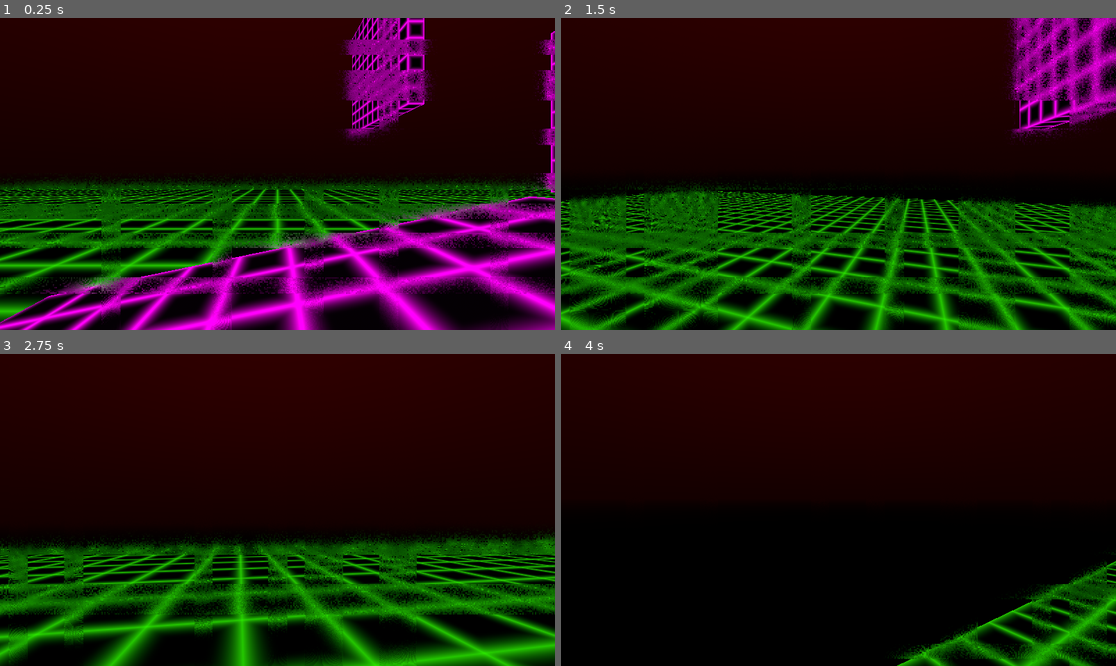
Above: before the commit, frames 1-4 (two rows, left to right).
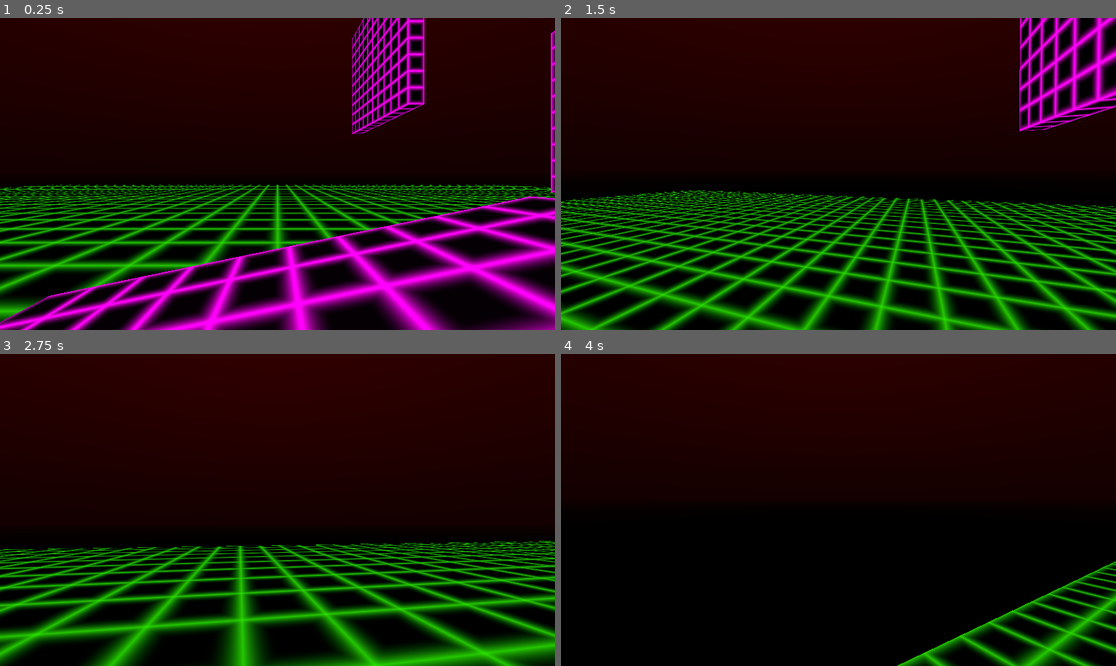
Above: after the commit, the same moments.

Repository: Skunkynator/NeonTop
Game: Godot game, scene res://gameplay/test.tscn
The game is run twice, just before and just after one commit, with the same random seed, the same clock (stepped at 60 frames per second) and the same inputs.
Inputs (mouse positions are in pixels of both pictures, inside the frame that each line leads up to):
- Up to frame 1 (0.25 s): no input
- Up to frame 2 (1.5 s): move the mouse to (866, 174) at 0.52 s; hold W (gp_forward) from 0.53 s (still down); tap Space (gp_jump) at 0.77 s; move the mouse to (810, 174) at 1.27 s
- Up to frame 3 (2.75 s): keep holding W (gp_forward); tap Space (gp_jump) at 1.52 s; move the mouse to (288, 503) at 2.02 s
- Up to frame 4 (4 s): keep holding W (gp_forward); move the mouse to (832, 516) at 2.77 s; tap Space (gp_jump) at 3.02, 3.77 s; move the mouse to (877, 513) at 3.52 s

The runs differ from the first frame. In frame 1, 18% of the frame differs, in the area x 0-100%, y 0-100%; in frame 2, 21%; in frame 3, 12%; in frame 4, 2.6%.

Commit message:
Make glitch shader be used in death animation

Diff:
--- a/gameplay/player/Player.tscn
+++ b/gameplay/player/Player.tscn
@@ -1,7 +1,8 @@
-[gd_scene load_steps=8 format=2]
+[gd_scene load_steps=9 format=2]
 
 [ext_resource path="res://gameplay/player/Player.gd" type="Script" id=1]
 [ext_resource path="res://post_processing_effects/glitch.shader" type="Shader" id=2]
+[ext_resource path="res://gameplay/player/glitch_controller.gd" type="Script" id=3]
 
 [sub_resource type="CapsuleShape" id=1]
 radius = 0.5
@@ -9,15 +10,26 @@
 [sub_resource type="CapsuleMesh" id=2]
 radius = 0.5
 
-[sub_resource type="ShaderMaterial" id=8]
+[sub_resource type="ShaderMaterial" id=3]
 shader = ExtResource( 2 )
-shader_param/strength = 0.3
+shader_param/strength = 0.4
 
-[sub_resource type="QuadMesh" id=9]
-material = SubResource( 8 )
+[sub_resource type="QuadMesh" id=4]
+material = SubResource( 3 )
 size = Vector2( 2, 2 )
 
-[sub_resource type="Animation" id=6]
+[sub_resource type="Animation" id=5]
+step = 0.05
+tracks/0/type = "bezier"
+tracks/0/path = NodePath("Camera/MeshInstance:strength")
+tracks/0/interp = 1
+tracks/0/loop_wrap = true
+tracks/0/imported = false
+tracks/0/enabled = true
+tracks/0/keys = {
+"points": PoolRealArray( 0.00615054, -0.25, 0, 0.147584, 0.0800417, 0.633846, -0.0821926, -0.206423, 0.0604684, 0.176934, 1.00035, -0.0814606, -0.00842541, 0.158364, -0.0463399, 0.00615054, -0.537647, 0.421272, 0.25, 0 ),
+"times": PoolRealArray( 0, 0.35, 0.5, 1 )
+}
 
 [node name="Player" type="KinematicBody"]
 script = ExtResource( 1 )
@@ -37,8 +49,10 @@
 far = 917.1
 
 [node name="MeshInstance" type="MeshInstance" parent="Camera"]
-mesh = SubResource( 9 )
+extra_cull_margin = 16384.0
+mesh = SubResource( 4 )
 material/0 = null
+script = ExtResource( 3 )
 
 [node name="AnimationPlayer" type="AnimationPlayer" parent="."]
-anims/death = SubResource( 6 )
+anims/death = SubResource( 5 )
--- /dev/null
+++ b/gameplay/player/glitch_controller.gd
@@ -0,0 +1,20 @@
+extends MeshInstance
+
+
+export var strength : float = 0 setget set_strength
+var material : ShaderMaterial
+
+
+func set_strength(new_strength : float):
+	material.set_shader_param("strength",new_strength)
+
+
+func _ready() -> void:
+	if not mesh.surface_get_material(0) is ShaderMaterial:
+		free()
+	material = mesh.surface_get_material(0)
+	var cur_shader : Shader
+	cur_shader = material.shader
+	if not cur_shader.has_param("strength"):
+		free()
+	set_strength(0)
